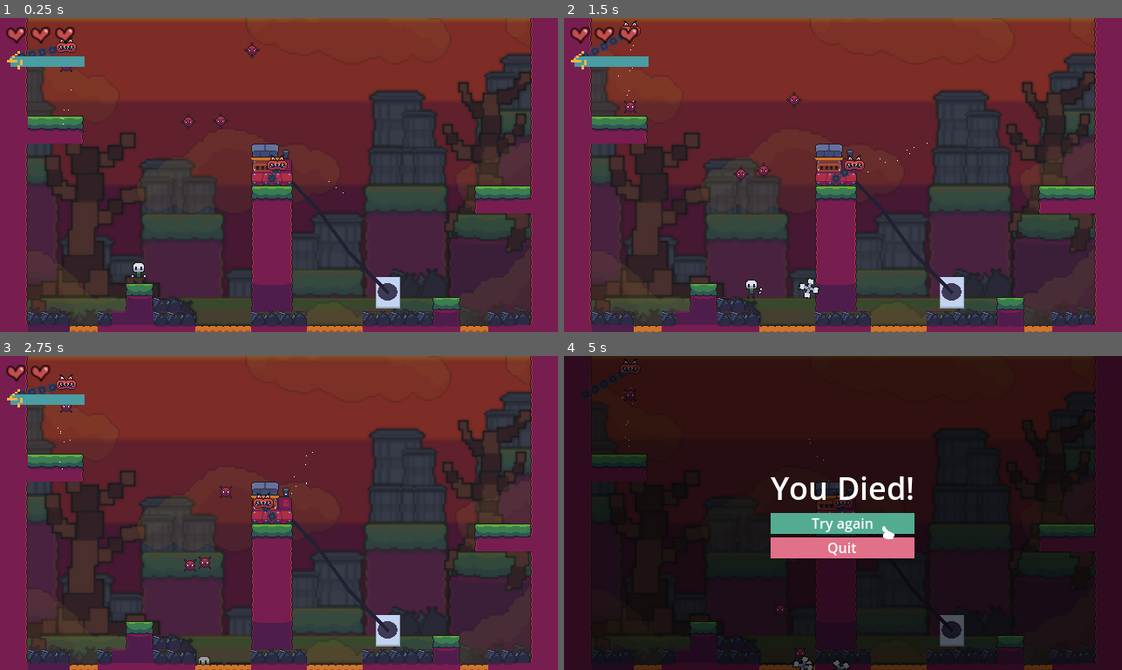
Above: before the commit, frames 1-4 (two rows, left to right).
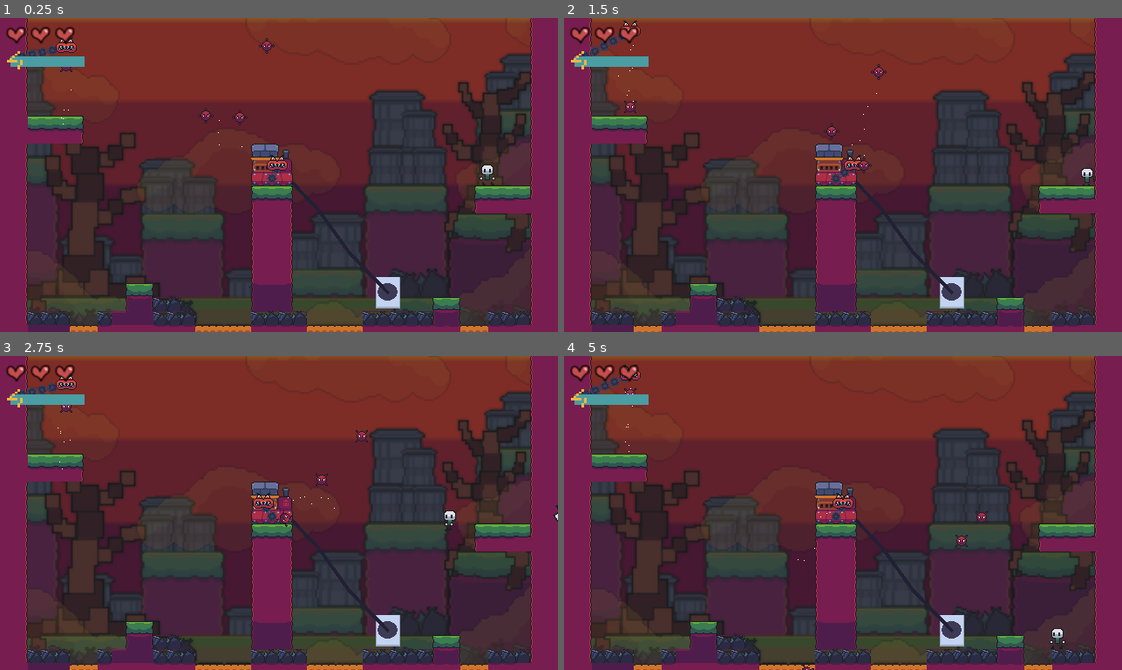
Above: after the commit, the same moments.

Repository: snootyjerk/Boss-Rush-Jam
Game: Godot game, scene res://main.tscn
Same seed, same stepped clock (60 frames per second), same inputs: the game is played once before the commit and once after it.
Inputs:
- Up to frame 1 (0.25 s): no input
- Up to frame 2 (1.5 s): hold Right (right) from 0.53 s (still down); tap Shift (throw) at 0.6, 1.35 s; tap Space (jump) at 0.77 s
- Up to frame 3 (2.75 s): tap Space (jump) at 1.52 s; release Right (right) at 2.03 s; hold Left (left) from 2.03 s (still down); tap Shift (throw) at 2.1 s
- Up to frame 4 (5 s): release Left (left) at 2.78 s; hold Right (right) 2.78-4.28 s; tap Shift (throw) at 2.85, 3.6, 4.35 s; tap Space (jump) at 3.02, 3.77, 4.52 s; hold Left (left) from 4.28 s (still down)

The runs differ from the first frame. In frame 1, 0.6% of the frame differs, in the area x 23-89%, y 6-85%; in frame 2, 0.7%; in frame 3, 0.6%; in frame 4, 97%, in the area x 0-100%, y 0-100%.

Commit message:
More suction updates
Suction attack is now on a timer and aimed based on the player position. Not fully implemented.

Adjusted projectile so it returns when it hits an enemy

Diff:
--- a/Bosses/VacuumAttack.gd
+++ b/Bosses/VacuumAttack.gd
@@ -1,22 +1,43 @@
 extends Area2D
 
 @export var _power = 15
-@export var _rotation_speed = .01
+@export var _rotation_speed = 1
 var _active = true
 
 var _target_list = Array()
+var _player_quadrant = Vector2(1,1)
+var _suck_timer = 5
+var _rotation_direction
 
 # Called when the node enters the scene tree for the first time.
 func _ready() -> void:
 	_set_enabled(true)
+	_player_quadrant = _get_player_quadrant()
+	print(_player_quadrant)
+	match _player_quadrant:
+		Vector2(1,1):
+				rotation = 0
+		Vector2(1,-1):
+				rotation = -90
+		Vector2(-1,-1):
+				rotation = 90
+		Vector2(-1,1):
+				rotation = 0
+	_rotation_direction = -_player_quadrant.x
+
 
 
 # Called every frame. 'delta' is the elapsed time since the previous frame.
 func _physics_process(delta: float) -> void:
-	rotation -= _rotation_speed * delta
+	_player_quadrant = _get_player_quadrant()
+	print(_player_quadrant)
+	rotation += _rotation_speed * delta * _rotation_direction
 	for target in _target_list:
 		if target.has_method("_add_velocity"):
 			target._add_velocity(target.global_position.direction_to(global_position) * _power)
+	#_suck_timer -= 1*delta
+	if _suck_timer <= 0:
+		queue_free()
 
 func _set_enabled(enabled: bool):
 	_active = enabled
@@ -36,3 +57,15 @@
 
 func _on_body_exited(body: Node2D) -> void:
 	_target_list.erase(body)
+
+func _get_player_quadrant() -> Vector2:
+	var result: Vector2
+	if Main.node.player_position.x >= global_position.x:
+		result = Vector2(1,0)
+	else:
+		result = Vector2(-1,0)
+	if Main.node.player_position.y >= global_position.y:
+		result += Vector2(0,1)
+	else:
+		result += Vector2(0,-1)
+	return result
--- a/Bosses/boss_vacuum.gd
+++ b/Bosses/boss_vacuum.gd
@@ -3,6 +3,5 @@
 
 @onready var _head: VacuumHead = $HeadCharacter2D
 
-
 func _boss_defeated_hook():
 	_head.on_boss_defeated()
--- a/Bosses/head_character_2d.gd
+++ b/Bosses/head_character_2d.gd
@@ -3,7 +3,7 @@
 
 
 var _boss_death_head = preload("res://Bosses/vacuum_boss_death_head.tscn")
-
+var _suction_attack = preload("res://Bosses/suction_hitbox.tscn")
 
 @export var _idle_speed: float = 25
 @export var _strike_speed: float = 250
@@ -18,14 +18,17 @@
 @export var _recover_timer_max = 100
 var _recover_timer = _recover_timer_max
 
+@export var _suction_timer_max = 100
+var _suction_timer = _suction_timer_max
+
 @onready var _tether_point = global_position
 var _target_direction = Vector2(1,0)
-enum _states {IDLE,PAUSE,STRIKE,RECOVER,VACUUM}
+enum _states {IDLE,PAUSE,STRIKE,RECOVER,SUCTION}
 #Idle: move back and forth, waiting for player to come in range.
 #Pause: wait a short while before charging at player
 #Strike: charge at player
 #Recover: move towards tether point, return to idle state
-#Vacuum: Emit a coneshaped hit box and sweep it across the level.
+#Suction: Emit a coneshaped hit box and sweep it across the level.
 	#Objects caught in the hitbox will be pulled towards the boss.
 
 var _current_state = _states.IDLE
@@ -70,6 +73,9 @@
 				_recover_timer = _recover_timer_max
 				_update_state(_states.IDLE)
 
+		_states.SUCTION:
+			var _attack = _suction_attack.instantiate()
+			_attack.global_position = global_position
 	move_and_slide()
 
 
@@ -89,4 +95,4 @@
 func _update_state(new_state):
 	_prev_state = _current_state
 	_current_state = new_state
-	print(_current_state)
+	#print(_current_state)
--- a/Bosses/suction_hitbox.tscn
+++ b/Bosses/suction_hitbox.tscn
@@ -9,15 +9,12 @@
 collision_layer = 0
 collision_mask = 80
 script = ExtResource("1_y2r1h")
-_rotation_speed = 0.5
 
 [node name="CollisionPolygon2D" type="CollisionPolygon2D" parent="."]
-rotation = -1.11191
 polygon = PackedVector2Array(0, 0, 20, 100, -20, 100)
 
 [node name="Polygon2D" type="Polygon2D" parent="CollisionPolygon2D"]
 visible = false
-rotation = 0.554159
 color = Color(0.49, 0.6615, 0.98, 0.301961)
 texture = SubResource("CanvasTexture_rtbpd")
 polygon = PackedVector2Array(0, 0, 20, 100, -20, 100)
--- a/Levels/level_test.tscn
+++ b/Levels/level_test.tscn
@@ -76,7 +76,7 @@
 position = Vector2(312, 168)
 
 [node name="Player" parent="." instance=ExtResource("2_y52ef")]
-position = Vector2(159, 283)
+position = Vector2(559, 170)
 
 [node name="CollisionTileMap" type="TileMap" parent="."]
 tile_set = ExtResource("8_1ms8r")
--- a/Player/fan_projectile.gd
+++ b/Player/fan_projectile.gd
@@ -29,7 +29,7 @@
 		States.RECALL:
 			var dir = global_position.direction_to(Main.node.player_position)
 			velocity = dir * _speed
-			print("Velocity = ", velocity)
+			#print("Velocity = ", velocity)
 	move_and_slide()
 
 
@@ -64,6 +64,7 @@
 func _on_damage_area_body_entered(body: Node2D) -> void:
 	if body.has_method("take_damage"):
 		body.take_damage()
+		_state = States.RECALL
 
 
 
--- a/Player/fan_projectile.tscn
+++ b/Player/fan_projectile.tscn
@@ -86,7 +86,7 @@
 
 [node name="DamageArea" type="Area2D" parent="."]
 collision_layer = 0
-collision_mask = 64
+collision_mask = 65
 
 [node name="CollisionShape2D" type="CollisionShape2D" parent="DamageArea"]
 shape = SubResource("RectangleShape2D_0smpe")
